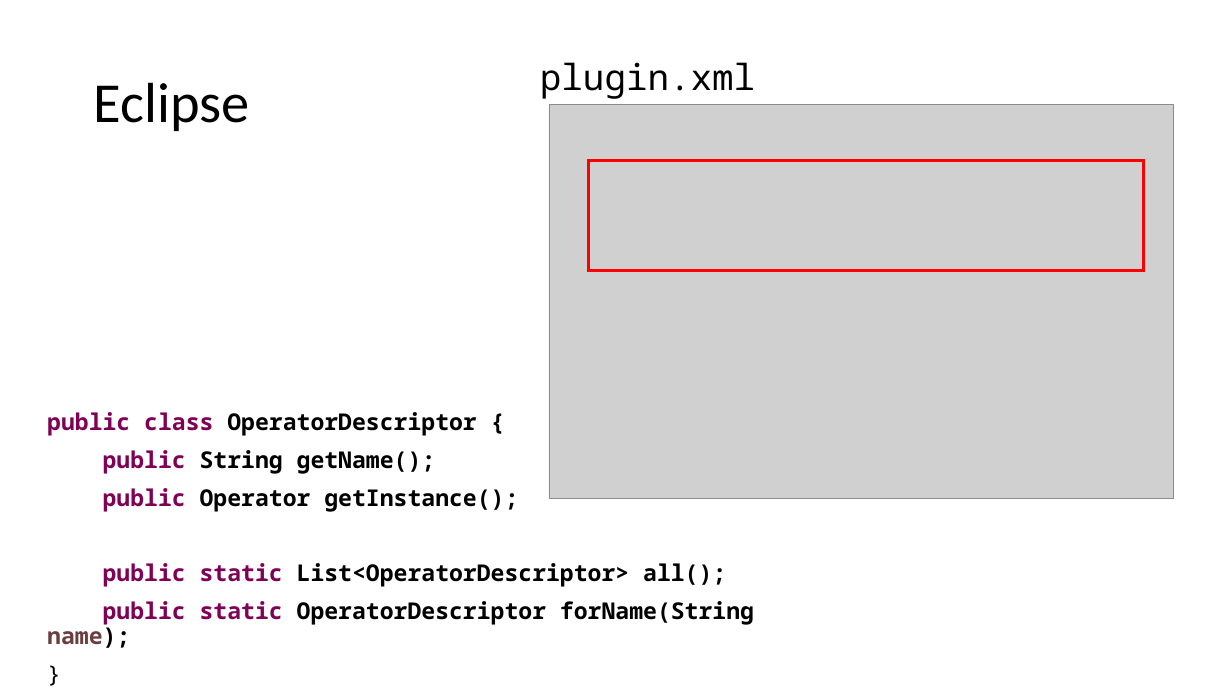
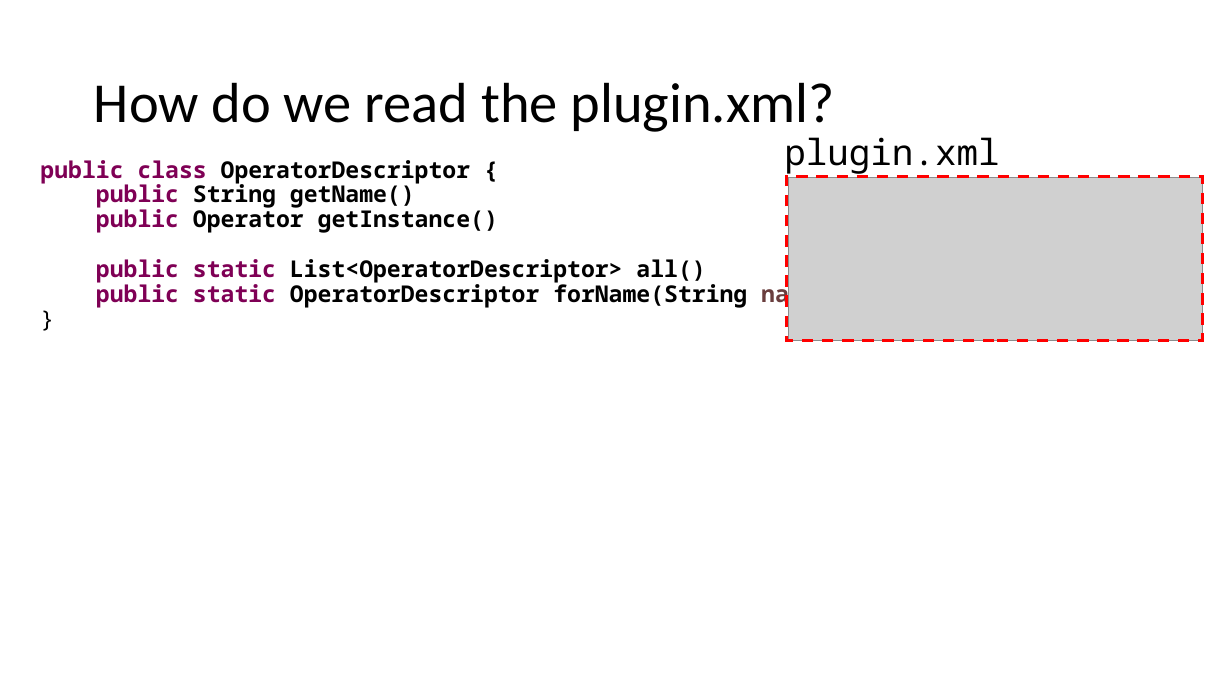
Before and after one commit to diffplug/sockets-and-plugs, a slide deck: slide 10 of Sockets and Plugs.pptx (slide 14 before the commit). Drawn at 1232x693 pixels with LibreOffice and Linux fonts; fonts in the diff are those of the drawing; grey boxes stand for pictures. Boxes give left, top, right and bottom in pixels: in the first picture for what was removed or moved away, otherwise in the second. Text is boxed around its words. In the diff, an @@ line names an element or a change of style, - is before the commit and + after.

```diff
--- a/Sockets and Plugs.pptx
+++ b/Sockets and Plugs.pptx
@@ title at [94, 82, 834, 132]: text changed @@
-Eclipse
+How do we read the plugin.xml?
@@ text "plugin.xml": place and size @@
-text "plugin.xml" at [540, 62, 755, 99]
+text "plugin.xml" at [784, 137, 999, 174]
@@ text "public class OperatorDescriptor {": place and size @@
-text "public class OperatorDescriptor {" at [47, 412, 754, 648]
+text "public class OperatorDescriptor {" at [40, 160, 830, 308]
@@ text at [40, 160, 470, 183]: less space between paragraphs @@
@@ rectangle removed at [589, 160, 1143, 271] @@
@@ rectangle added at [787, 177, 1202, 341], outline #FF0000 2.25 pt dashed @@
@@ picture: place and size @@
-picture at [549, 104, 1174, 498]
+picture at [789, 177, 1203, 341]
@@ text at [96, 181, 830, 308]: text changed @@
-public String getName();
-public Operator getInstance();
-public static List<OperatorDescriptor> all();
-public static OperatorDescriptor forName(String name);
+public String getName()
+public Operator getInstance()
+public static List<OperatorDescriptor> all()
+public static OperatorDescriptor forName(String name)
```
Also in this commit, not shown: 10 other slides changed, 9 slides added, 5 slides removed.
